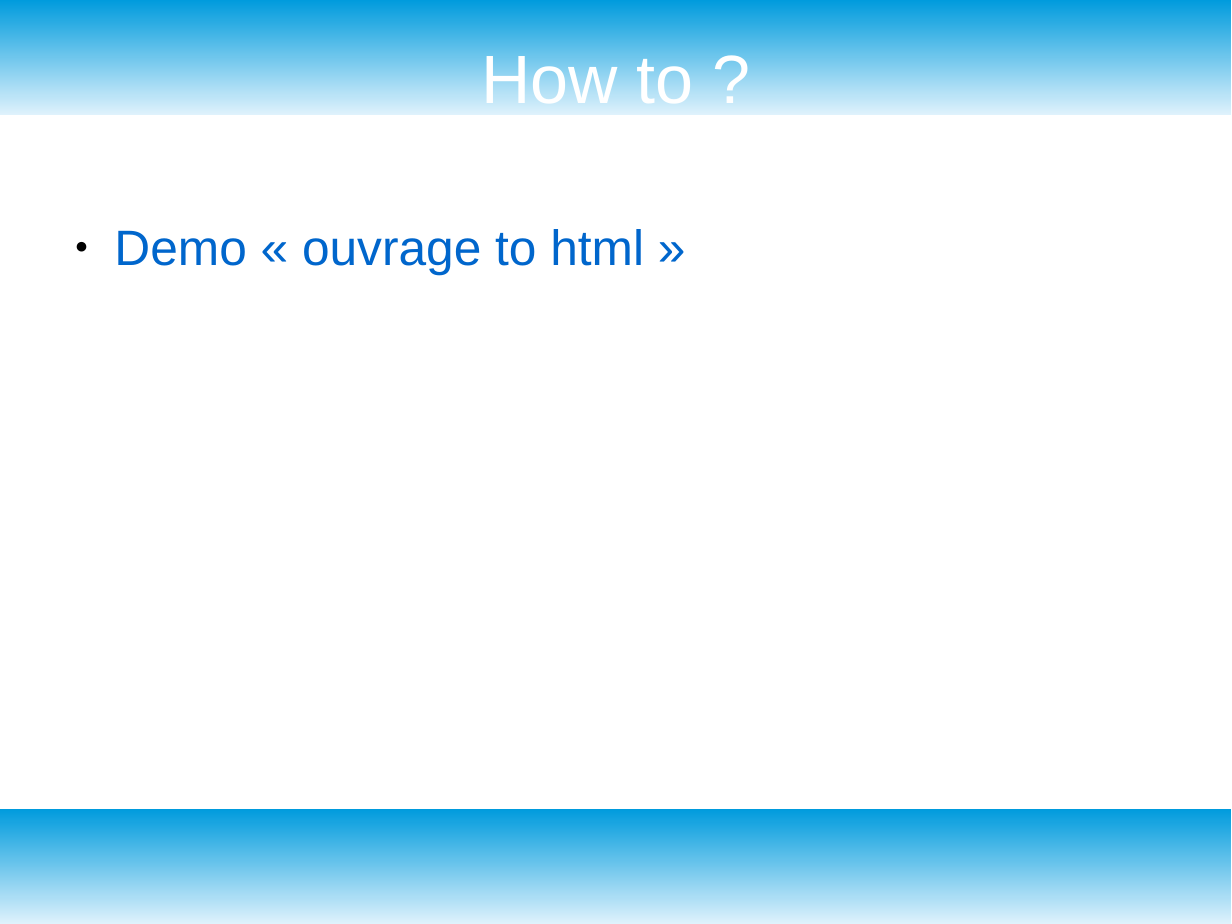
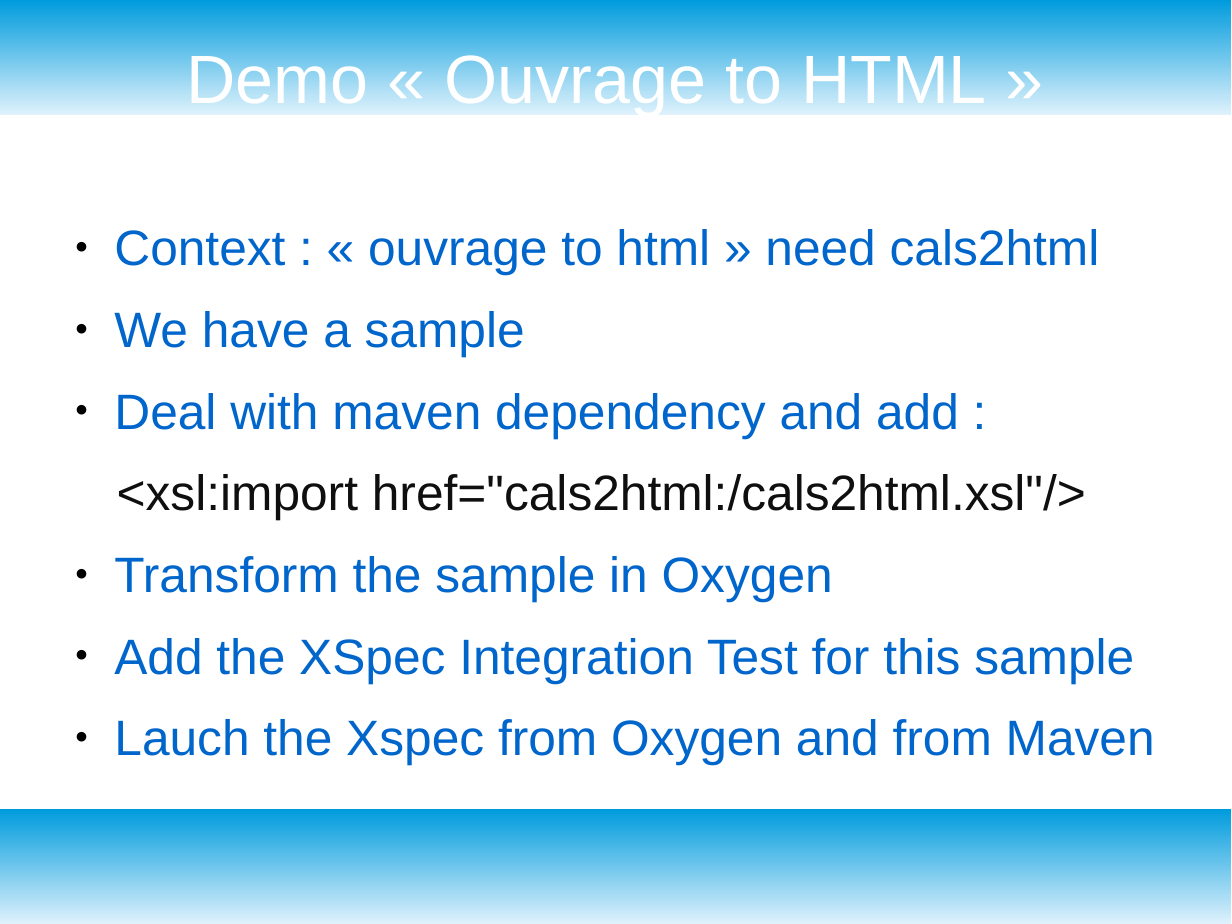
Before and after one commit to mricaud/xml-prague-2018-xspec-integration-testing, a slide deck: slide 4 of xml-prague-2018-xspec-user-meetup-it.odp. Drawn at 1232x924 pixels with LibreOffice and Linux fonts; fonts in the diff are those of the drawing; background and template pictures are left out. Boxes give left, top, right and bottom in pixels: in the first picture for what was removed or moved away, otherwise in the second. Text is boxed around its words. In the diff, an @@ line names an element or a change of style, - is before the commit and + after.

```diff
--- a/xml-prague-2018-xspec-user-meetup-it.odp
+++ b/xml-prague-2018-xspec-user-meetup-it.odp
@@ title at (187,48,987,115): text changed @@
-How to ?
+Demo « Ouvrage to HTML »
@@ text at (114,229,1155,765): text changed @@
-● Demo « ouvrage to html »
+● Context : « ouvrage to html » need cals2html
+● We have a sample
+● Deal with maven dependency and add :
+<xsl:import href="cals2html:/cals2html.xsl"/>
+● Transform the sample in Oxygen
+● Add the XSpec Integration Test for this sample
+● Lauch the Xspec from Oxygen and from Maven
```
Also in this commit, not shown: 1 other slide changed.
